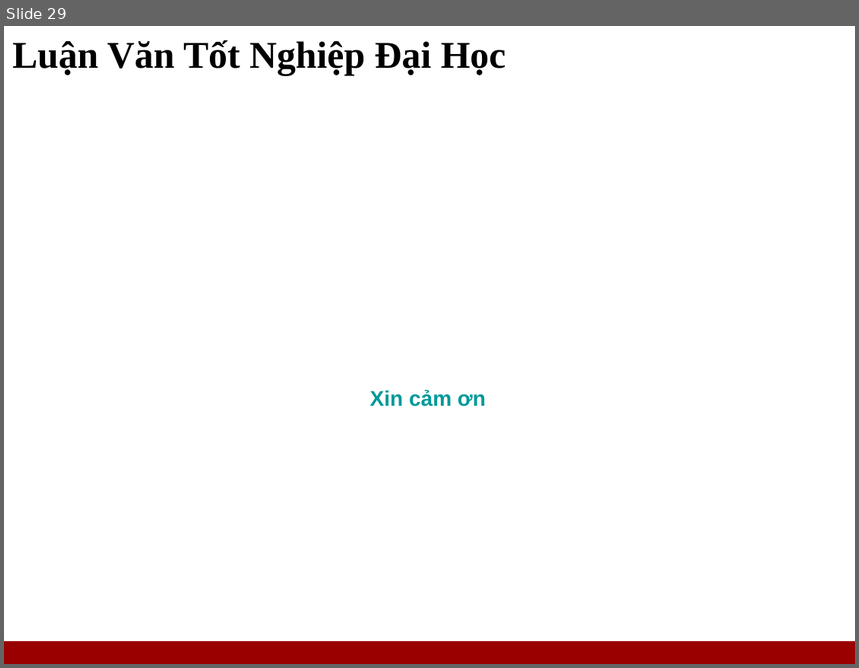
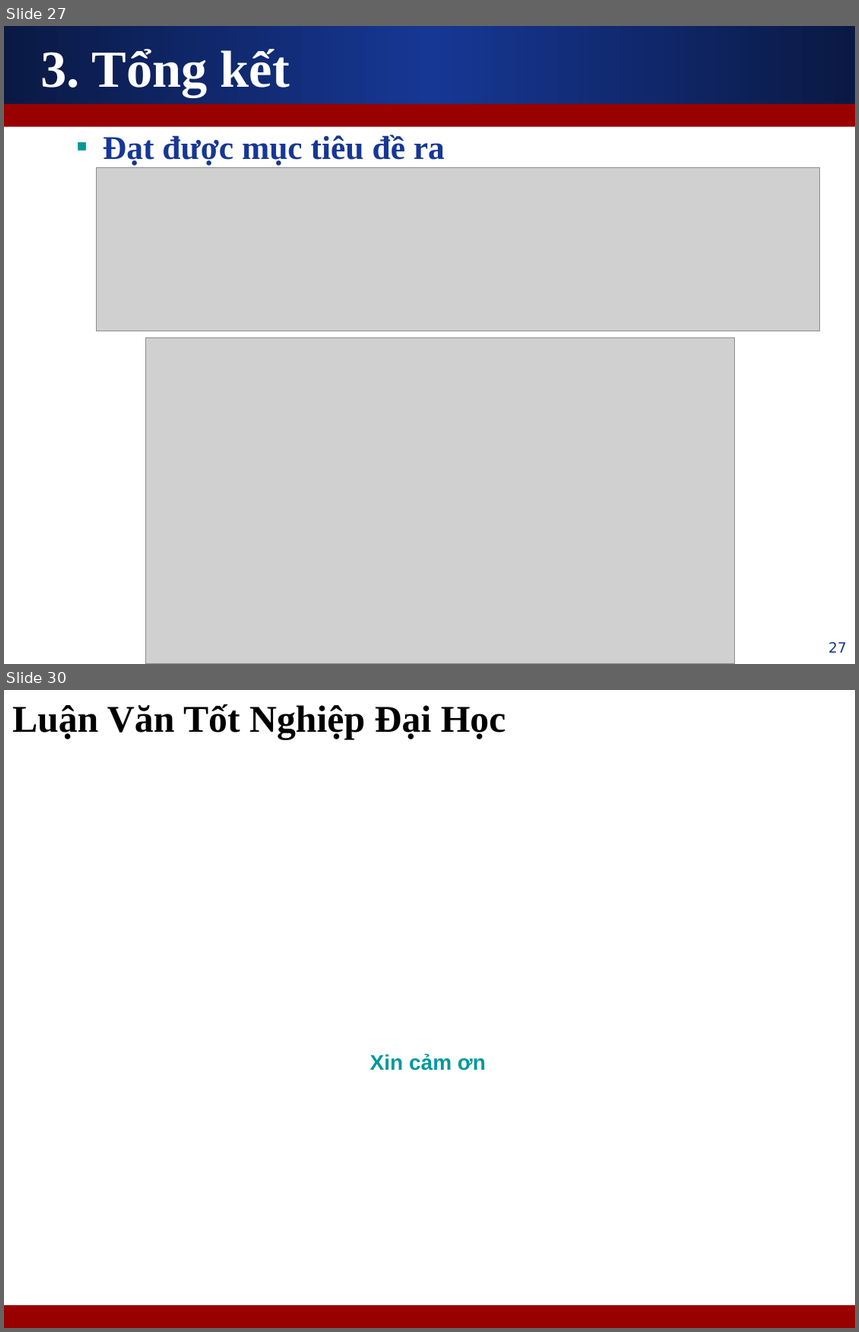
Before and after one commit to leaderwing/kt-kimres, a slide deck: note/Copy of [Thesis] Presentation.ppt. Shown one above the other, each under a label of ours: slide 29 before the commit, slides 27 and 30 after it; the slides between them are not shown. The pictures are 859x668 and 859x1332 pixels, drawn with LibreOffice and Linux fonts; fonts in the diff are those of the drawing; grey boxes stand for pictures; background and template pictures are left out. Boxes give left, top, right and bottom in pixels: in the first picture for what was removed or moved away, otherwise in the second. Text is boxed around its words. In the diff, an @@ line names an element or a change of style, - is before the commit and + after.

```diff
--- a/note/Copy of [Thesis] Presentation.ppt
+++ b/note/Copy of [Thesis] Presentation.ppt
@@ slide 27 added at <box>4,26,855,664</box>, background #FFFFFF @@
@@ rectangle added at <box>4,26,855,104</box>, fill gradient #0A1944 to #163794 @@
@@ title added at <box>40,49,290,97</box>, 44 pt, text #FFFFFF, bold @@
+3. Tổng kết
@@ rectangle added at <box>4,104,855,127</box>, fill #990000 @@
@@ text added at <box>103,135,445,165</box>, 28 pt, text #163794, bold @@
+  ▪ Đạt được mục tiêu đề ra
@@ picture added at <box>96,168,819,332</box> @@
@@ picture added at <box>146,338,735,664</box> @@
@@ page number added at <box>829,642,847,653</box>, 12 pt, text #163794 @@
+27
@@ what was slide 29 is now slide 30 @@
```
Also in this commit, not shown: 27 slides changed.
